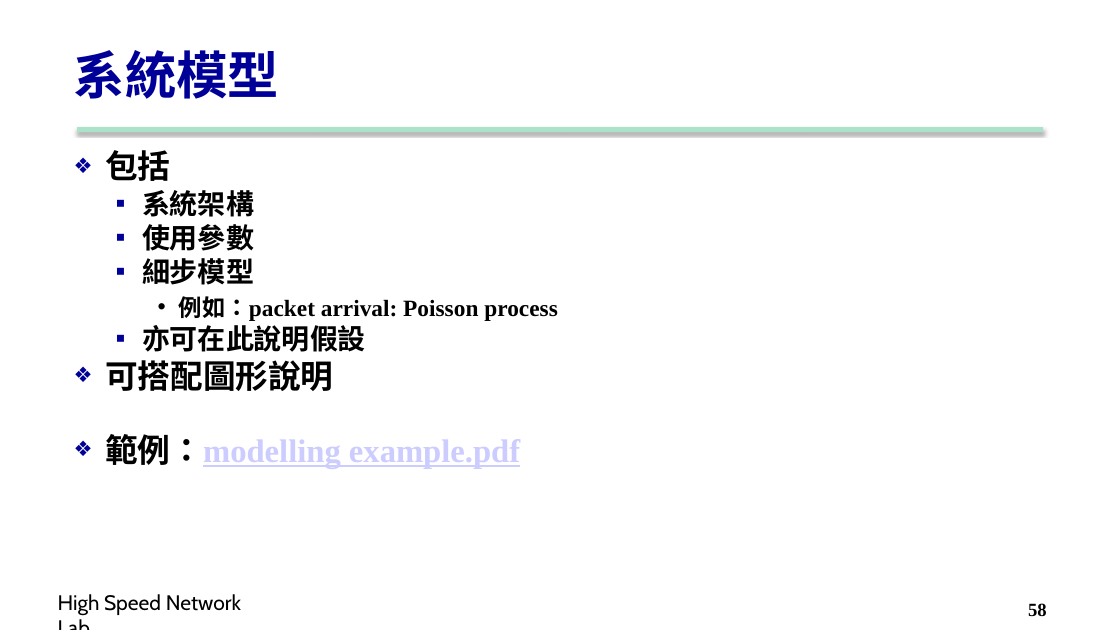
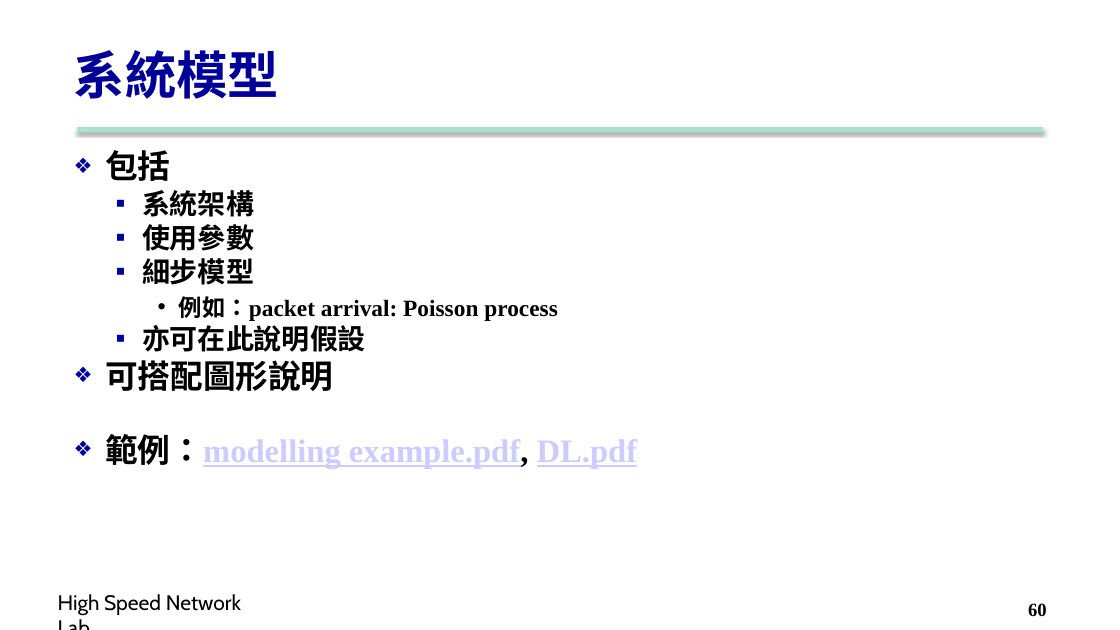
Before and after one commit to carina419/NTUST, a slide deck: slide 60 of MI5014701 科技研究與論文寫作 Technology Research and Thesis Writing/2. Structure.pptx (slide 58 before the commit). Drawn at 1120x630 pixels with LibreOffice and Linux fonts; fonts in the diff are those of the drawing; background and template pictures are left out. Boxes give left, top, right and bottom in pixels: in the first picture for what was removed or moved away, otherwise in the second. Text is boxed around its words. In the diff, an @@ line names an element or a change of style, - is before the commit and + after.

```diff
--- a/MI5014701 科技研究與論文寫作 Technology Research and Thesis Writing/2. Structure.pptx
+++ b/MI5014701 科技研究與論文寫作 Technology Research and Thesis Writing/2. Structure.pptx
@@ text at (105,434,638,469): text changed @@
-❖ 範例：modelling example.pdf
+❖ 範例：modelling example.pdf, DL.pdf
@@ page number at (1028,603,1047,616): text changed @@
-58
+60
```
Also in this commit, not shown: 20 other slides changed, 4 slides added, 2 other files.
